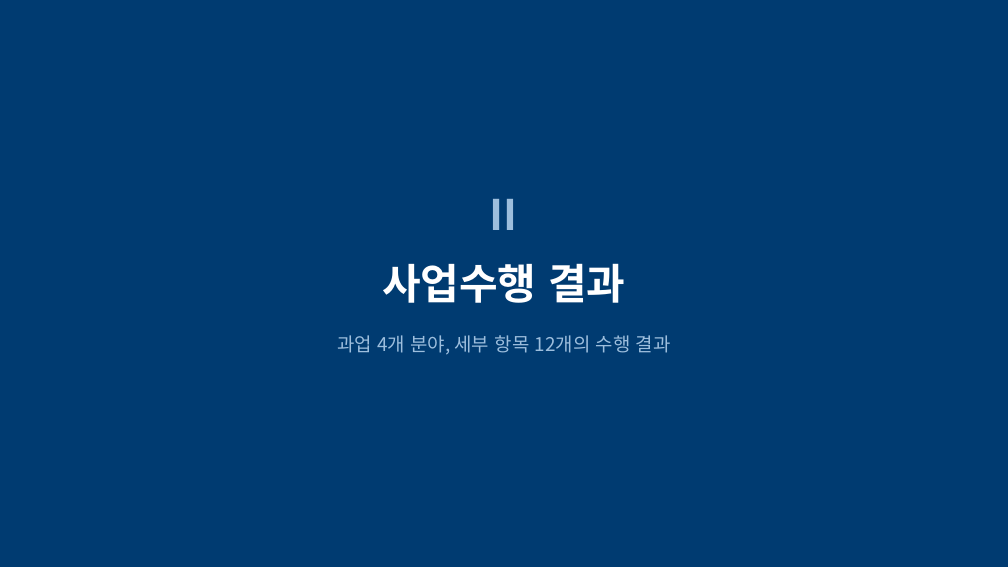
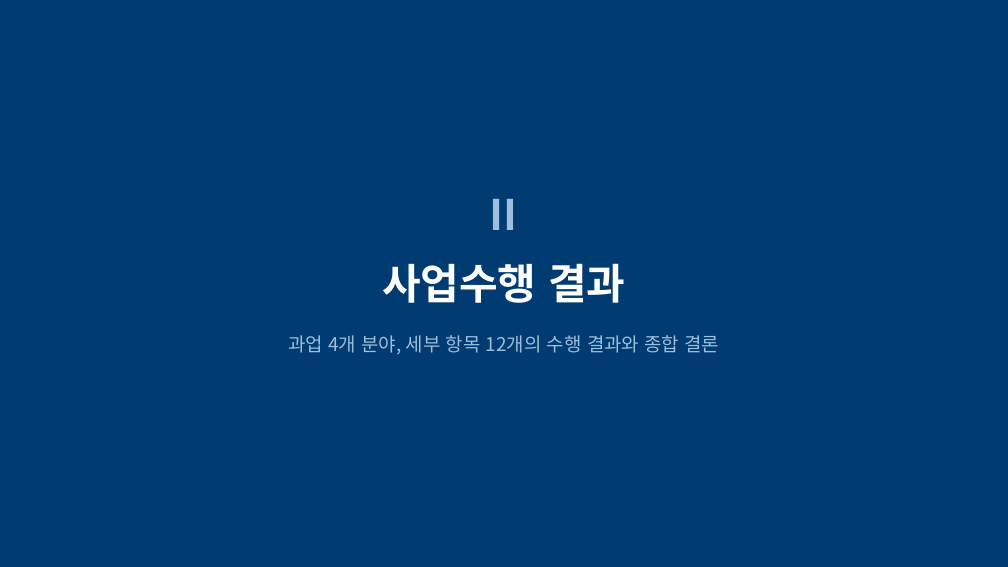
Before and after one commit to mkm1119/KGRAG-LLM, a slide deck: slide 9 of project_khnp/2026.12.09_최종보고회_발표자료_템플릿.pptx. Drawn at 1008x567 pixels with LibreOffice and Linux fonts; fonts in the diff are those of the drawing. Boxes give left, top, right and bottom in pixels: in the first picture for what was removed or moved away, otherwise in the second. Text is boxed around its words. In the diff, an @@ line names an element or a change of style, - is before the commit and + after.

```diff
--- a/project_khnp/2026.12.09_최종보고회_발표자료_템플릿.pptx
+++ b/project_khnp/2026.12.09_최종보고회_발표자료_템플릿.pptx
@@ text at (x1=288, y1=335, x2=720, y2=355): text changed @@
-과업 4개 분야, 세부 항목 12개의 수행 결과
+과업 4개 분야, 세부 항목 12개의 수행 결과와 종합 결론
```
Also in this commit, not shown: 10 other slides changed, 1 slide added, 1 other file.
